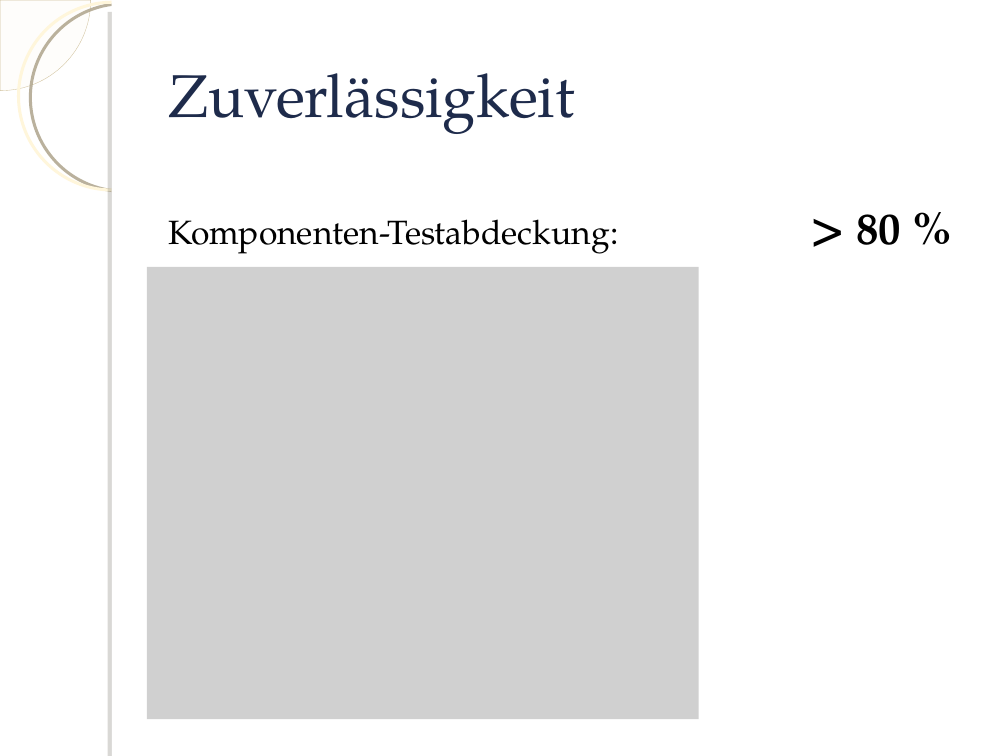
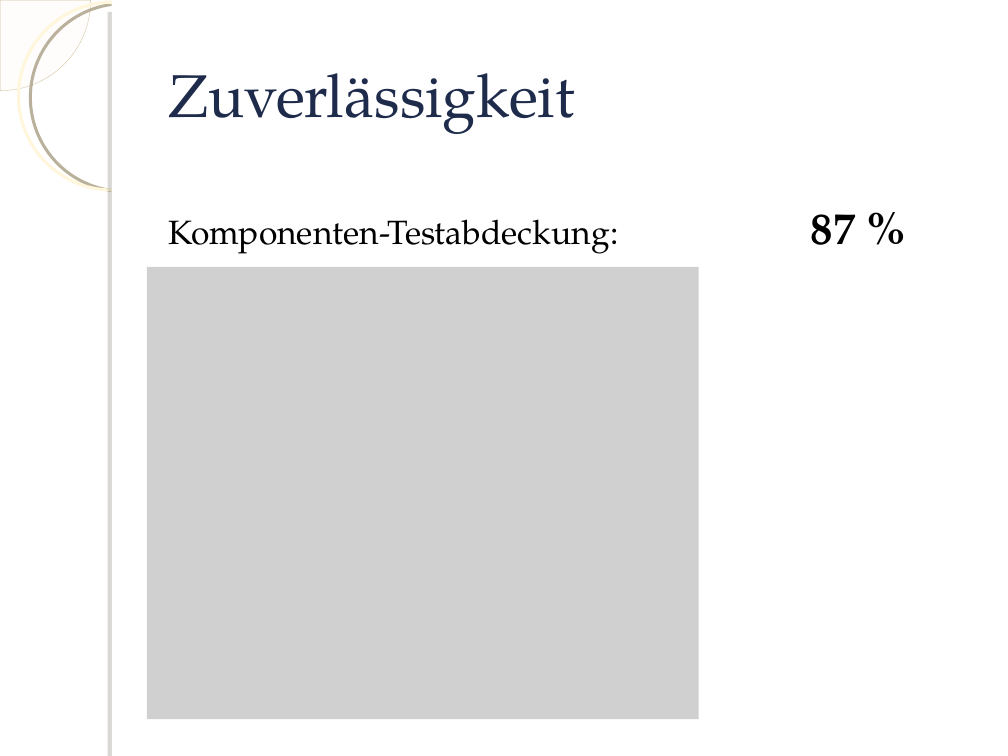
Before and after one commit to knot3/knot3-qualitaetssicherung, a slide deck: slide 2 of Praesentation/Praesentation.ppt. Drawn at 1008x756 pixels with LibreOffice and Linux fonts; fonts in the diff are those of the drawing; grey boxes stand for pictures; background and template pictures are left out. Boxes give left, top, right and bottom in pixels: in the first picture for what was removed or moved away, otherwise in the second. Text is boxed around its words. In the diff, an @@ line names an element or a change of style, - is before the commit and + after.

```diff
--- a/Praesentation/Praesentation.ppt
+++ b/Praesentation/Praesentation.ppt
@@ text at (168, 214, 856, 254): text changed @@
-Komponenten-Testabdeckung: > 80 %
+Komponenten-Testabdeckung: 87 %
```
Also in this commit, not shown: 1 other slide changed.
